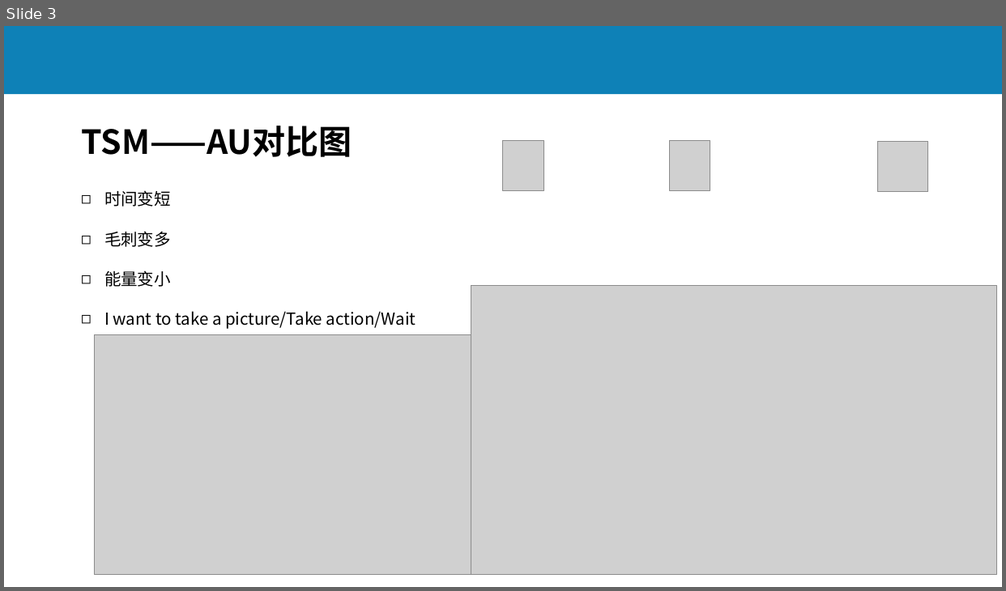
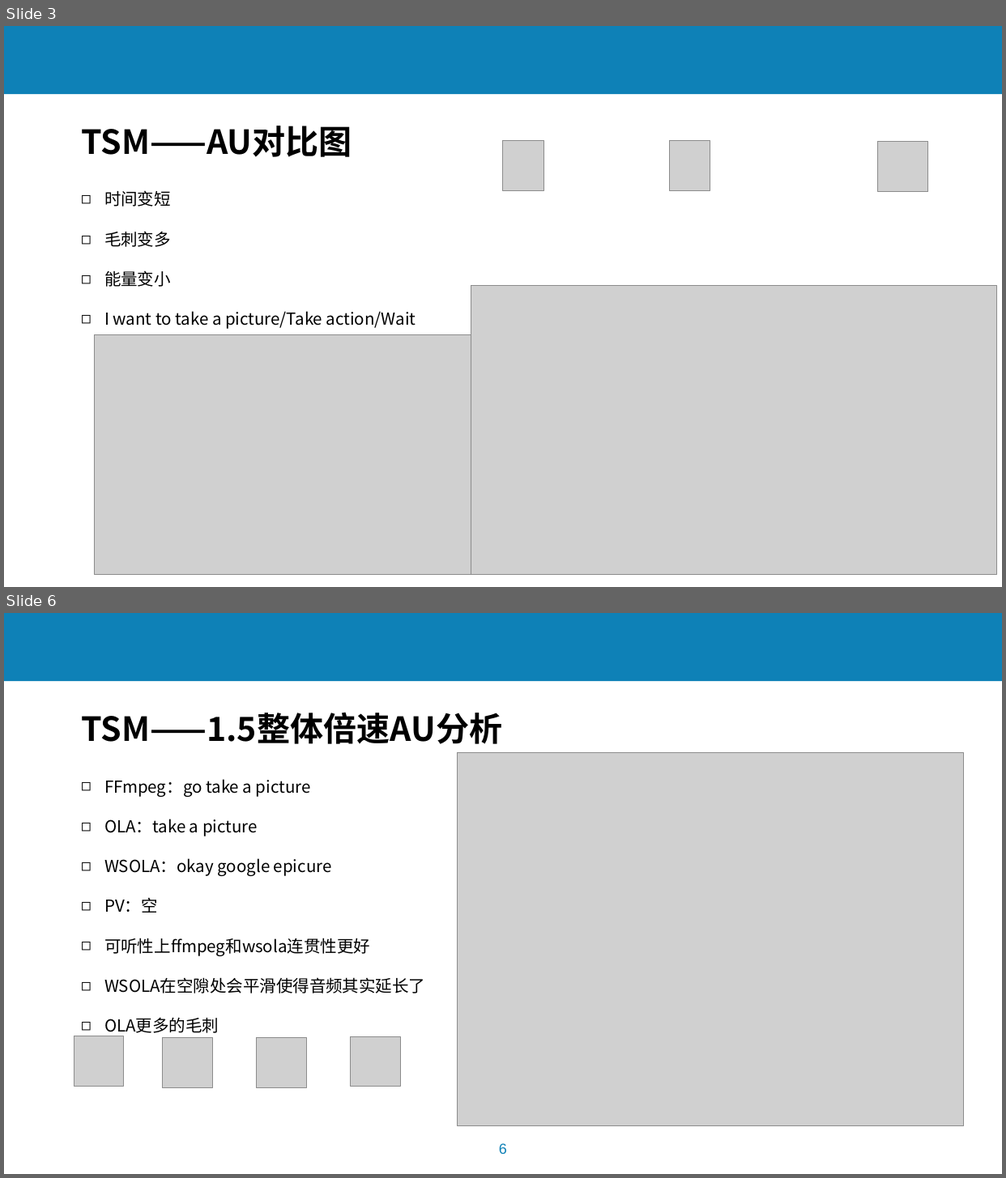
Before and after one commit to lchmoxing/audio_tsm_test, a slide deck: documents/基于音频预处理过程的语音识别系统攻击5.6_brief.pptx. Shown one above the other, each under a label of ours: slide 3 before the commit, slides 3 and 6 after it; the slides between them are not shown. The pictures are 1006x591 and 1006x1178 pixels, drawn with LibreOffice and Linux fonts; fonts in the diff are those of the drawing; grey boxes stand for pictures; background and template pictures are left out. Boxes give left, top, right and bottom in pixels: in the first picture for what was removed or moved away, otherwise in the second. Text is boxed around its words. In the diff, an @@ line names an element or a change of style, - is before the commit and + after.

```diff
--- a/documents/基于音频预处理过程的语音识别系统攻击5.6_brief.pptx
+++ b/documents/基于音频预处理过程的语音识别系统攻击5.6_brief.pptx
@@ slide 6 added at [4, 613, 1002, 1174], background #FFFFFF; not listed: 2 template elements that a slide beside it also shows @@
@@ text added at [81, 712, 502, 744], 32 pt, text #000000, bold @@
+TSM——1.5整体倍速AU分析
@@ picture added at [458, 753, 964, 1127] @@
@@ text added at [104, 779, 425, 1037], 16 pt, text #000000 @@
+◻ FFmpeg：go take a picture
+◻ OLA：take a picture
+◻ WSOLA：okay google epicure
+◻ PV：空
+◻ 可听性上ffmpeg和wsola连贯性更好
+◻ WSOLA在空隙处会平滑使得音频其实延长了
+◻ OLA更多的毛刺
@@ picture added at [74, 1036, 124, 1086] @@
@@ picture added at [163, 1038, 213, 1088] @@
@@ picture added at [256, 1038, 306, 1088] @@
@@ picture added at [351, 1037, 401, 1087] @@
```
Also in this commit, not shown: 7 other slides added, 25 other files.
